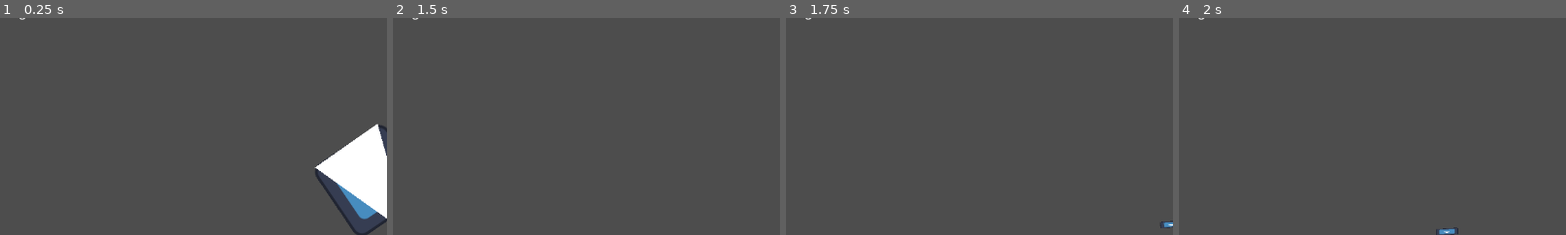
Above: before the commit, frames 1-4 (left to right).
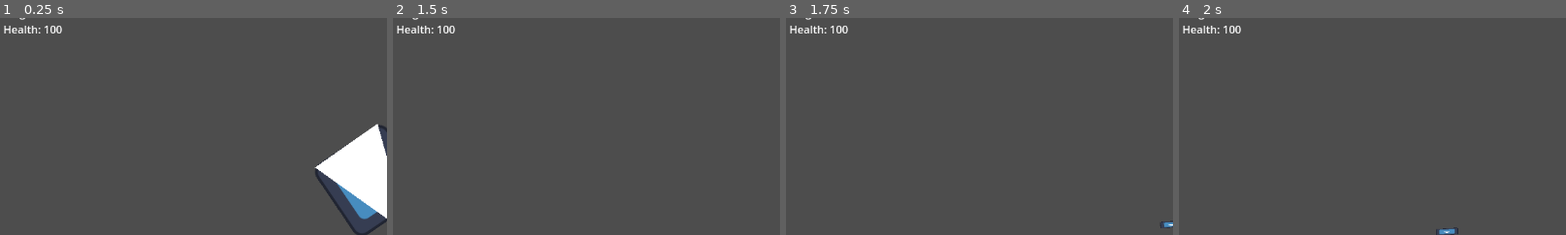
Above: after the commit, the same moments.

Repository: TheWhiteWolf0/Shooter-Game
Game: Godot game, scene res://Scenes/node_2d.tscn
Two runs of this game, one before a commit and one after it. Both use one fixed random seed, a clock stepped at 60 frames per second and the inputs below. The engine's default icon, where the game draws it, is replaced by a stand-in: a white triangle on a blue panel in a dark square.
Inputs (mouse positions are % of the whole screen's width and height, from its top left):
- Up to frame 1 (0.25 s): no input
- Up to frame 2 (1.5 s): tap Enter at 0.5 s; move the mouse to (72, 45) at 0.52 s; hold D (Right) 0.53-1.28 s; click (72, 45) at 0.6 s; move the mouse to (30, 55) at 1.27 s; hold S (Down) from 1.28 s (still down); click (30, 55) at 1.35 s
- Up to frame 3 (1.75 s): keep holding S (Down)
- Up to frame 4 (2 s): keep holding S (Down)
The pictures show only the part of the screen within x 0-50%, y 7-57%; the shares and areas given below are measured in that part.

The runs differ from the first frame. In frame 1, 0.3% of the frame differs, in the area x 1-17%, y 3-8%; in frame 2, 0.3%; in frame 3, 0.3%; in frame 4, 0.3%.

Commit message:
Player Health

Diff:
--- a/shootergame/Scenes/node_2d.tscn
+++ b/shootergame/Scenes/node_2d.tscn
@@ -58,3 +58,11 @@
 offset_right = 125.0
 offset_bottom = 26.0
 text = "ReserveAmmo: "
+
+[node name="player_Health" type="Label" parent="CanvasLayer"]
+offset_left = 5.0
+offset_top = 50.0
+offset_right = 65.0
+offset_bottom = 73.0
+text = "Health: "
+horizontal_alignment = 1
--- a/shootergame/Scripts/Player_Script.gd
+++ b/shootergame/Scripts/Player_Script.gd
@@ -13,6 +13,7 @@
 var bullet = preload("res://Scenes/Bullet.tscn")
 var reserve_ammo:int = 40
 var mag_ammo:int = 5
+var player_Health:int = 100
 
 var Can_Fire:bool = true
 var Can_reload:bool = false
@@ -49,6 +50,7 @@
 	player_weapon()
 	$"../CanvasLayer/reserve_ammo".text = "ReserveAmmo: " + str(reserve_ammo)
 	$"../CanvasLayer/mag_ammo".text = "MagAmmo: " + str(mag_ammo)
+	$"../CanvasLayer/player_Health".text = "Health: " + str(player_Health)
 
 
 func fire():
